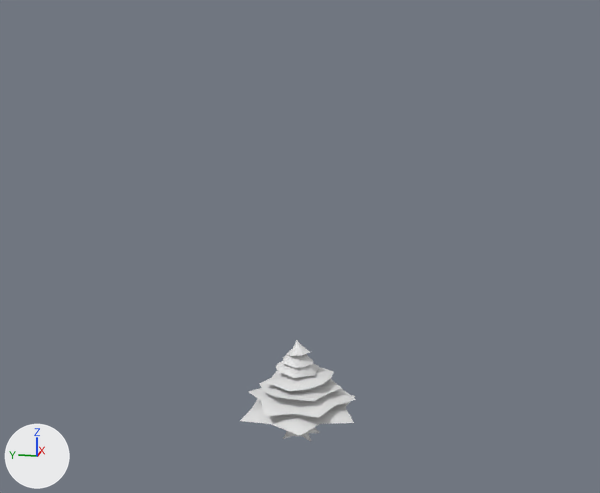
A saved change to the FBX model Assets/2.SDscene/Modeling/Tree/Trees/F_Tree03.fbx.
Rendered twice from a 50 mm camera at (-22.91, -4.65, 11.55) aimed at (0.04, -0.06, 5.81). Lighting does not change. The marker at lower left points along +X, +Y and +Z. Both versions are drawn at frame 1 of the action 'Take 001'; the numbers are the values there. Materials are left out; every surface is plain grey. Vertices at the same position are counted once.
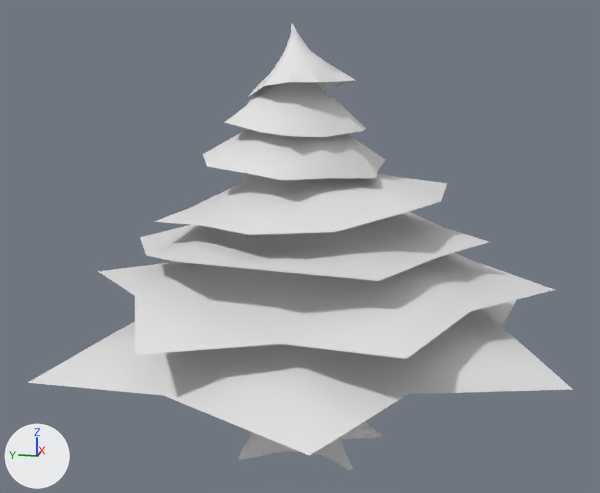
The change in detail:
me_mesh has 637 vertices, 543 faces and spans x -188.0..197.0, y -184.0..156.0, z 29.0..299.0.
me_mesh is used by ob_plane019; location (0.0, 0.0, 0.0); scale (0.01, 0.01, 0.01).
me_mesh part 2: the whole mesh is turned -90 degrees about the x axis through the mesh origin and scaled by 4.03.
me_mesh_001 is used by ob_object004; location (0.0, 0.0, 0.0); scale (0.01, 0.01, 0.01).
me_mesh_001 had 810 vertices, 770 faces and spanned x -57.8..69.1, y -66.9..63.8, z -1.7..142.1.
me_mesh_001 now has 274 vertices, 496 faces and spans x -215.9..254.5, y -5.4..534.9, z -232.6..260.6.
me_mesh_001 part 1: 810 vertices removed from x -57.8..69.1, y -66.9..63.8, z -1.7..142.1; 274 vertices added at x -215.9..254.5, y -5.4..534.9, z -232.6..260.6.
Object 'Plane019' (ob_plane019) turns from (0, 0, 0) to (90, 0, 0) degrees about x, y and z.
Object 'Object004' (ob_object004) turns from (0, 0, 0) to (90, 0, 0) degrees about x, y and z.

Pixel boxes [x1, y1, x2, y2] of what changed, in the pictures (600 x 493 px):
'Plane019', turned: before [240, 340, 356, 436]; after [28, 24, 573, 456]
'Object004', reshaped, turned: before [283, 427, 320, 441]; after [238, 421, 383, 470]
